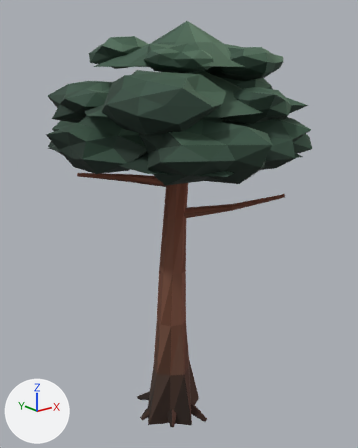
Before and after pictures for a commit that changed the glTF model examples/generated/harvest-frontier-trees/conifer-umbrella.glb.
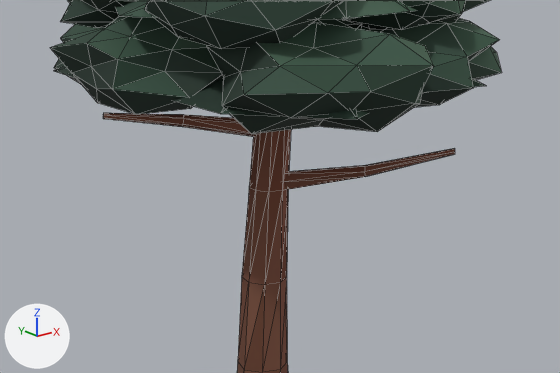
Each version is shown whole from a 50 mm camera at (-5.03, -6.54, 6.37) aimed at (0.47, 0.33, 3.62), then close up on the part from 5% to 97% of the width and 24% to 73% of the height. Every picture has the same lights, and +X, +Y and +Z are marked at lower left. The older version's two pictures come first. The close-ups show mesh edges as thin lines. Where no turn or scale is listed for an object, it has been applied to the vertices. Vertices at exactly the same position are counted once.

The first close-up shows 'canopy', 'trunk'.
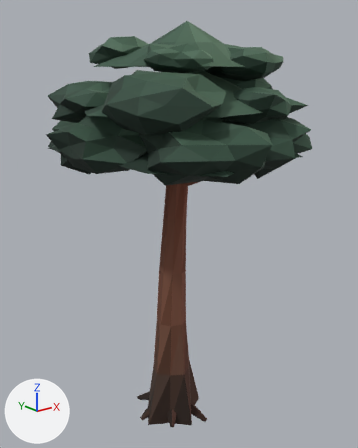
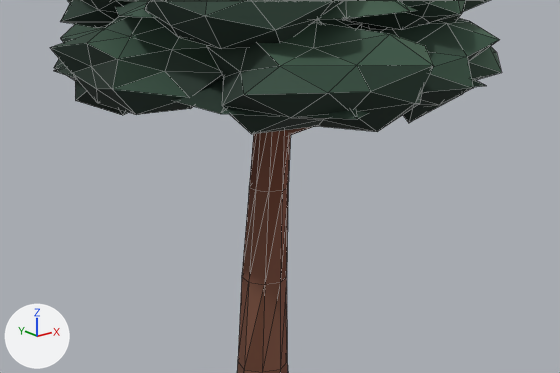
Boxes [x1, y1, x2, y2] around the edits, measured in the close-ups (560 x 373 px; the box of a moved part takes in the faces that stretch with it):
'trunk', reshaped: before [103, 113, 455, 373]; after [237, 127, 312, 373]
part 1 of me_mesh_0, moved or reshaped (mostly hidden afterwards): before [284, 148, 455, 190]; after [286, 127, 312, 136]
part 2 of me_mesh_0, moved or reshaped (not visible afterwards): before [103, 113, 258, 137]
part 3 of me_mesh_1, added (mostly hidden): after [313, 19, 477, 123]
part 4 of me_mesh_1, added: after [75, 78, 129, 115]

Edits to the bpy script that builds the scene:
```text
Change me_mesh_0:
    used by ob_trunk; location = (0.0, 0.0, 0.0)
    remove me_mesh_0.from_pydata(...)  # 227 vertices, 408 faces; spans x -1.15..1.46, y -1.33..1.44, z -0.04..6.8
    add me_mesh_0.from_pydata(...)  # 227 vertices, 408 faces; spans x -1.09..1.44, y -1.22..1.45, z -0.04..6.8
    me_mesh_0 part 1: the loose piece of 20 vertices spanning x 0.17..1.46, y -1.33..0.04, z 3.86..4.36 is multiplied about its middle by the matrix ((0.994, 0.008, -0.111), (0.008, 0.99, 0.14), (0.111, -0.14, 0.984)), then moved by (0.02, 0.06, 0.69)
    me_mesh_0 part 2: the loose piece of 20 vertices spanning x -1.15..0.19, y 0.07..1.17, z 4.39..4.66 is multiplied about its middle by the matrix ((0.996, 0.003, 0.093), (0.003, 0.998, -0.058), (-0.093, 0.058, 0.994)), then moved by (0.04, 0.01, 0.36)
    other edits to the shape of me_mesh_0 do not show in these pictures
Change me_mesh_1:
    used by ob_canopy; location = (0.0, 0.0, 0.0)
    remove me_mesh_1.from_pydata(...)  # 718 vertices, 1364 faces; spans x -1.92..3.03, y -2.21..2.68, z 4.7..7.12
    add me_mesh_1.from_pydata(...)  # 766 vertices, 1444 faces; spans x -1.92..3.03, y -2.21..2.68, z 4.65..7.12
    me_mesh_1 part 3
    24 vertices are added at x -0.87..1.77, y -1.45..-0.36, z 4.65..5.76
    40 new faces join them
    me_mesh_1 part 4
    12 vertices are added at x -1.38..-0.58, y 0.59..1.53, z 4.68..5.43
    20 new faces join them
    other edits to the shape of me_mesh_1 do not show in these pictures
```
